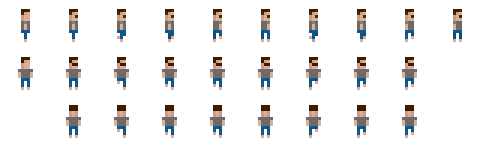
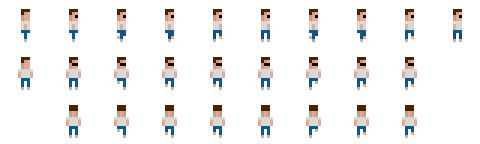
Comparing the layer stacks of the two 480px x 144px images. Changes:
painted on "player" over [18,9,462,126]
